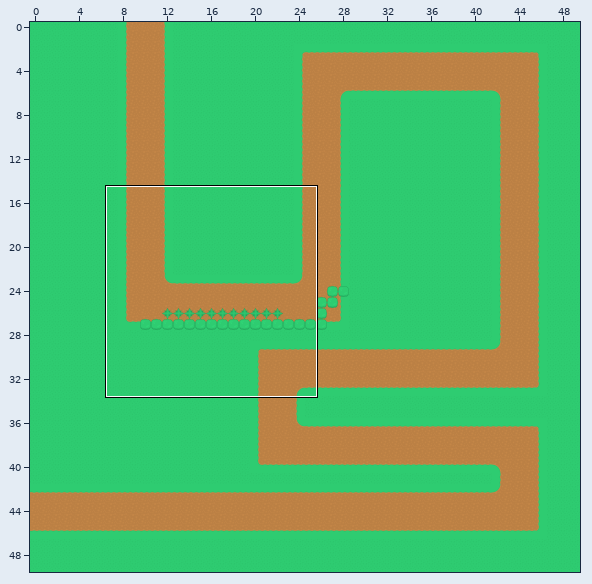
A Tiled map gets an edit: core/assets/Map_test.tmx. The picture above shows the old version from afar; the outline marks the close-up.
Close-up. First the earlier version:
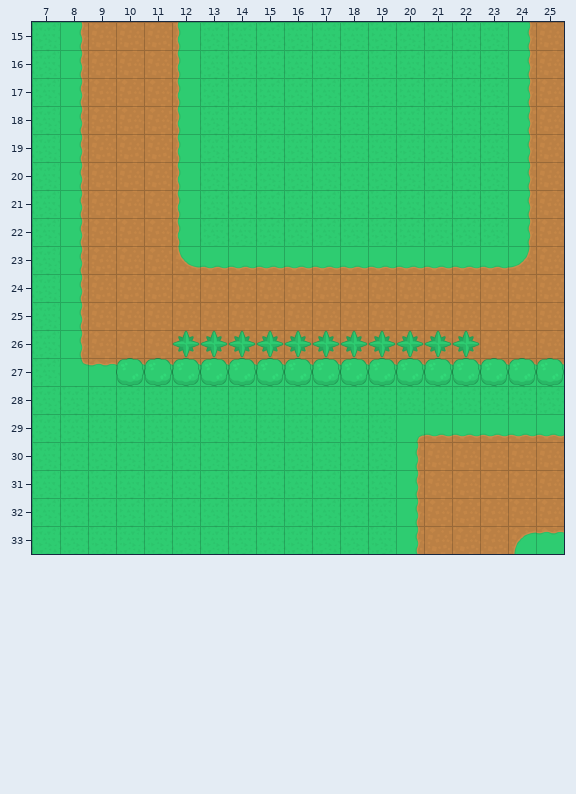
Cells are 64x64 px. Shown: x 7..25, y 15..33. The commit also changed other parts of the map, which this record leaves out.
The result:
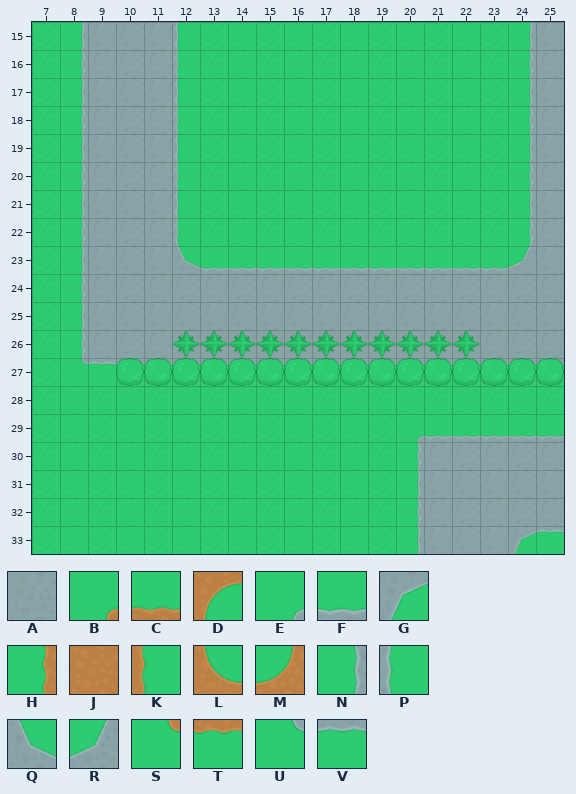
Key: from "towerDefense_tilesheet": A 34, B 69, C 70, D 72, E 79, F 80, G 82, H 92, J 93, K 94, L 95, M 96, N 102, P 104, Q 105, R 106, S 115, T 116, U 125, V 126.
_ is an empty cell.
The edit:
Layer "Tile Layer 1":
y 15..22: x 8..12 HJJJK -> NAAAP; x 24..25 HJ -> NA
y 23: x 8..25 HJJJLCCCCCCCCCCCMJ -> NAAAQFFFFFFFFFFFRA
y 24..26: x 8..25 HJJJJJJJJJJJJJJJJJ -> NAAAAAAAAAAAAAAAAA
y 27: x 8..25 STTTTTTTTTTTTTTTTT -> UVVVVVVVVVVVVVVVVV
y 29: x 20..25 BCCCCC -> EFFFFF
y 30..32: x 20..25 HJJJJJ -> NAAAAA
y 33: x 20..25 HJJJDT -> NAAAGV
Where, in picture pixels (left, top, right, bottom), the same in both close-ups:
changed: (79, 22, 564, 367)
changed: (415, 434, 564, 554)
